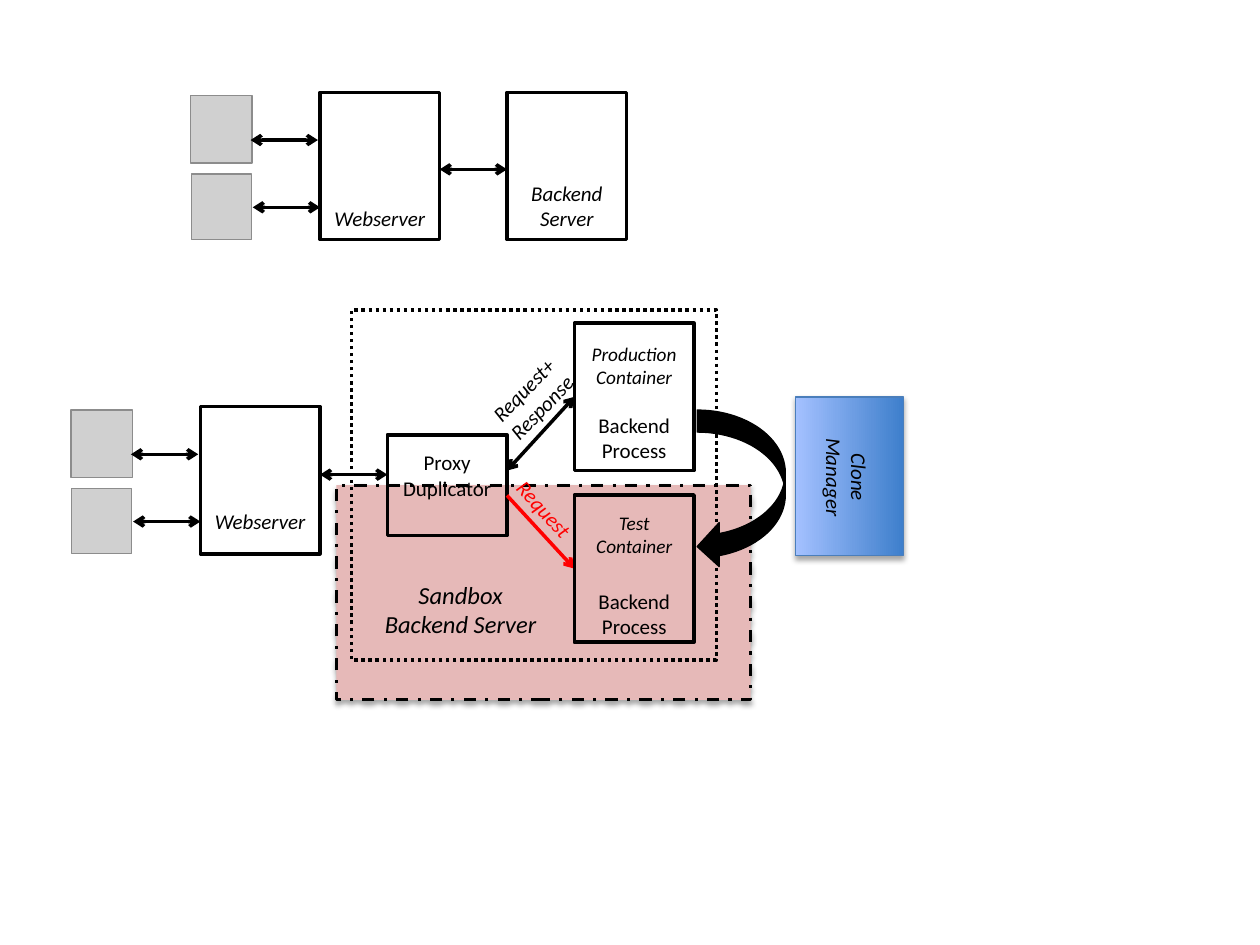
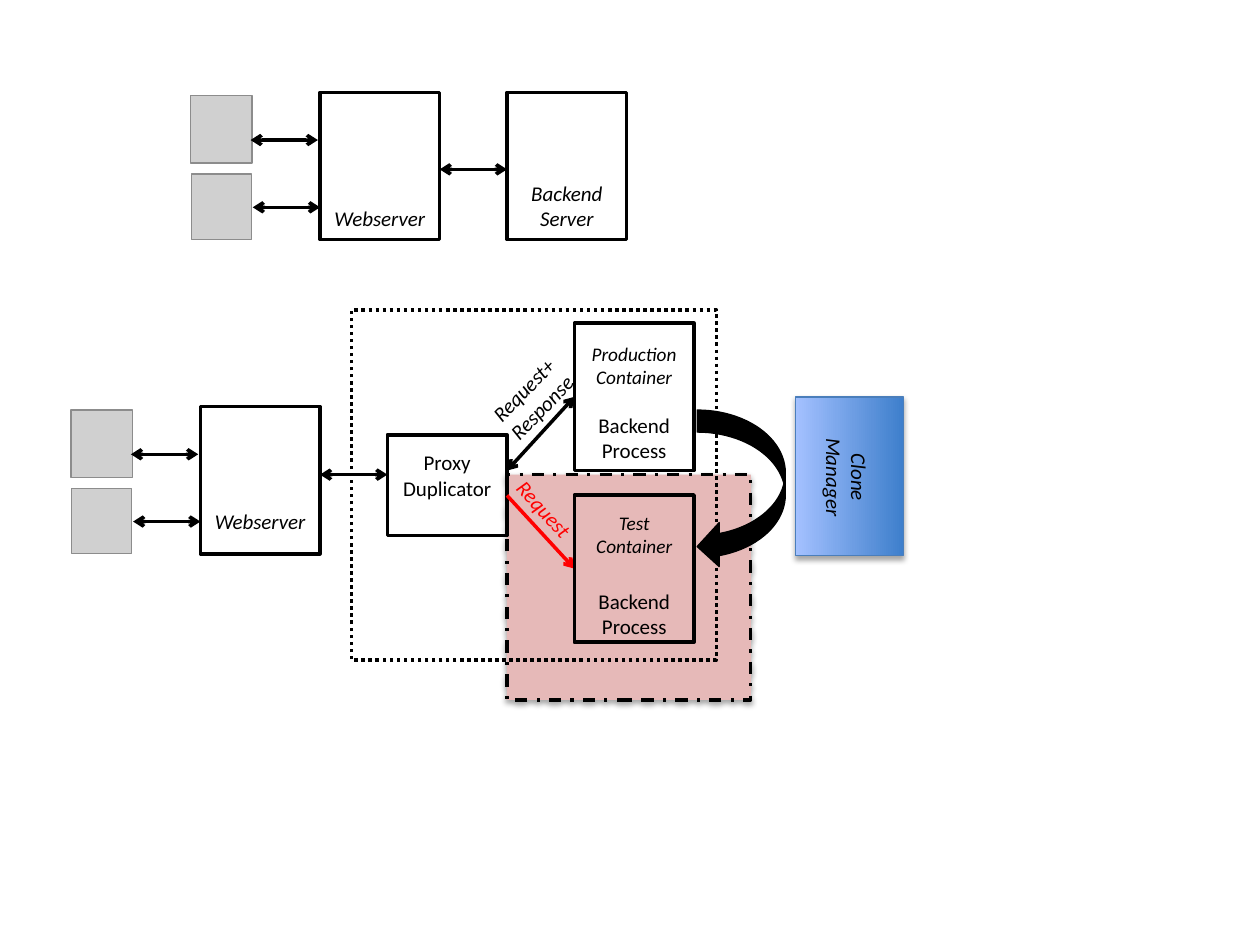
Before and after one commit to nipunarora/parikshan_code, a slide deck: slide 1 of paper/figs/images.pptx. Drawn at 1260x945 pixels with LibreOffice and Linux fonts; fonts in the diff are those of the drawing; grey boxes stand for pictures. Boxes give left, top, right and bottom in pixels: in the first picture for what was removed or moved away, otherwise in the second. Text is boxed around its words. In the diff, an @@ line names an element or a change of style, - is before the commit and + after.

```diff
--- a/paper/figs/images.pptx
+++ b/paper/figs/images.pptx
@@ rectangle: place and size @@
-rectangle at bbox=[336, 485, 751, 701]
+rectangle at bbox=[507, 475, 751, 701]
@@ text removed at bbox=[385, 587, 536, 633] @@
-Sandbox
-Backend Server
```
Also in this commit, not shown: 1 slide added, 13 other files.
